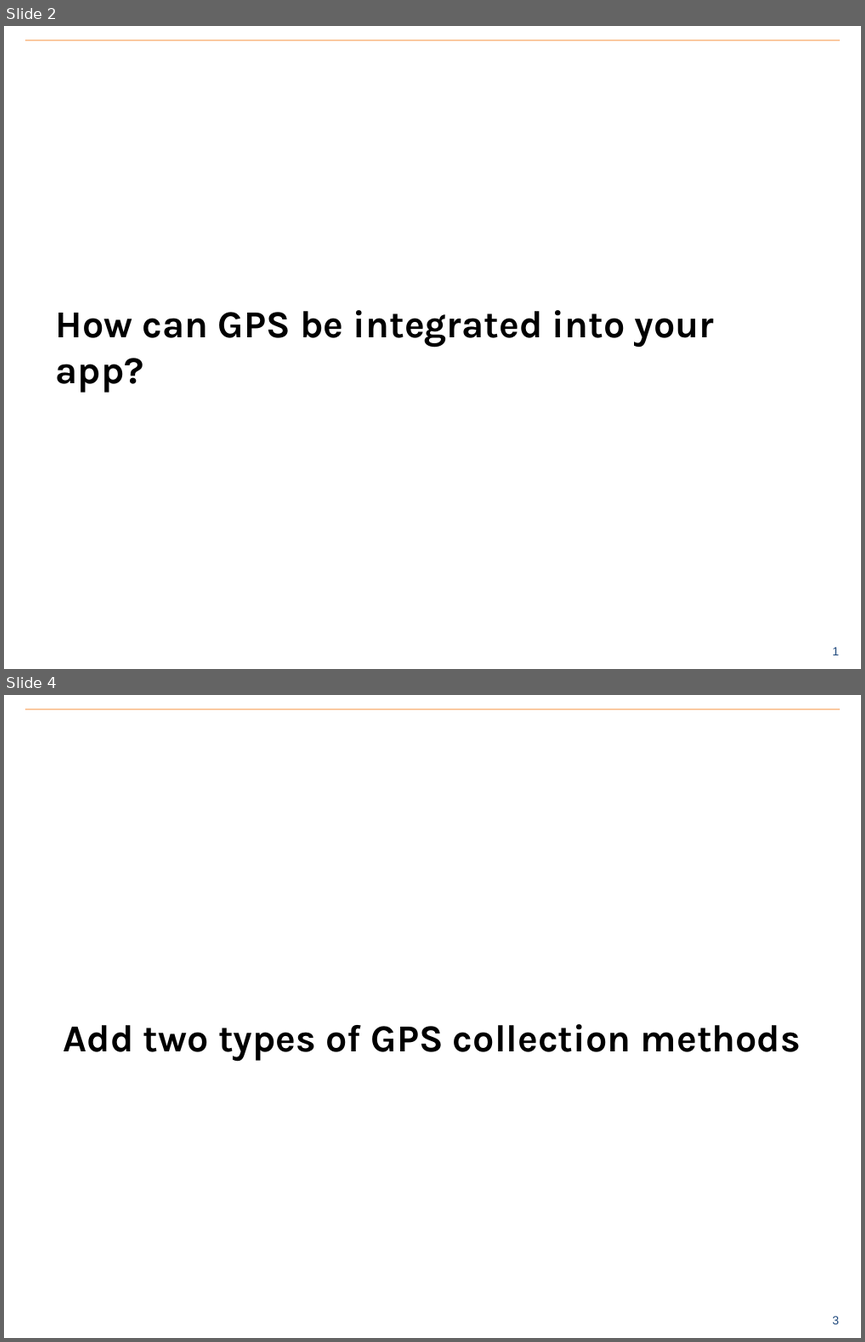
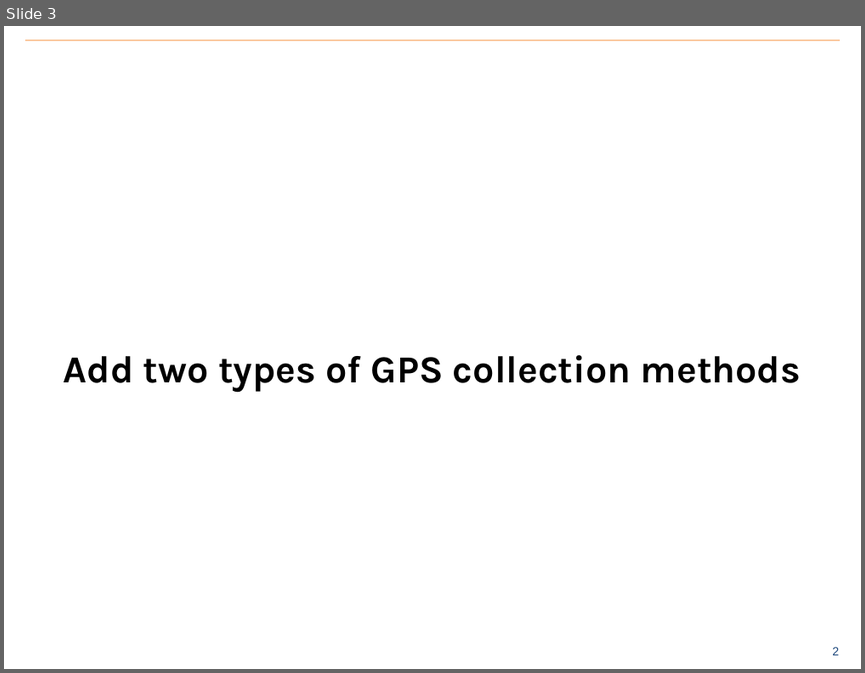
Before and after one commit to benrudolph/exi-training, a slide deck: CommCareHQAPI/apis.pptx. Shown one above the other, each under a label of ours: slides 2 and 4 before the commit, slide 3 after it; the slides between them are not shown. The pictures are 865x1342 and 865x673 pixels, drawn with LibreOffice and Linux fonts; fonts in the diff are those of the drawing; background and template pictures are left out. Boxes give left, top, right and bottom in pixels: in the first picture for what was removed or moved away, otherwise in the second. Text is boxed around its words. In the diff, an @@ line names an element or a change of style, - is before the commit and + after.

```diff
--- a/CommCareHQAPI/apis.pptx
+++ b/CommCareHQAPI/apis.pptx
@@ slide 2 removed at <box>4,26,861,669</box>, background #FFFFFF; not listed: 2 template elements that a slide beside it also shows @@
@@ title removed at <box>55,310,715,392</box> @@
-How can GPS be integrated into your app?
@@ what was slide 4 is now slide 3 @@
@@ page number at <box>832,646,839,655</box>: text changed @@
-3
+2
```
Also in this commit, not shown: 1 slide changed, 1 slide added, 1 other slide removed, 2 other files.
